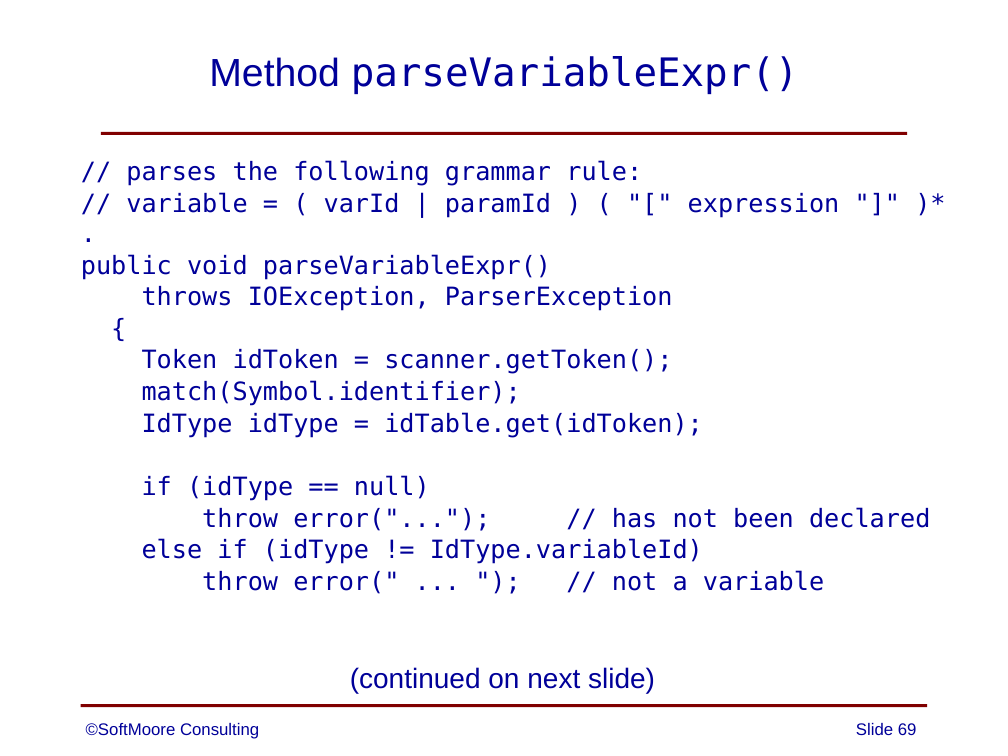
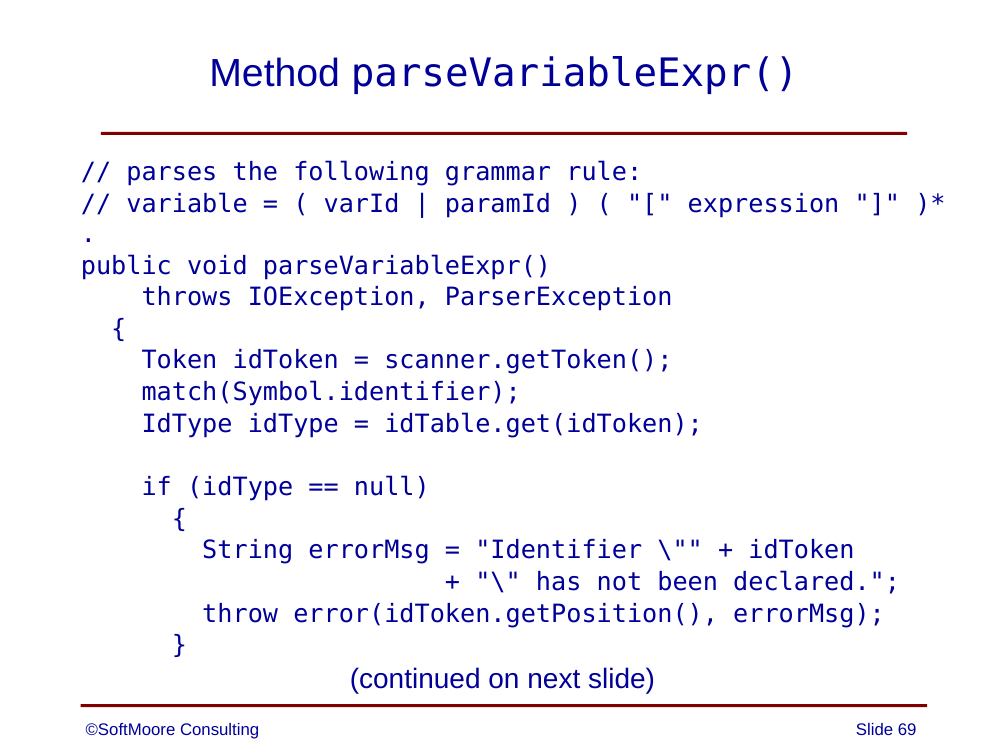
Before and after one commit to SoftMoore/CPRL, a slide deck: slide 69 of PowerPoint Slides/06 - Syntax Analysis.pptx. Drawn at 1008x756 pixels with LibreOffice and Linux fonts; fonts in the diff are those of the drawing. Boxes give left, top, right and bottom in pixels: in the first picture for what was removed or moved away, otherwise in the second. Text is boxed around its words. In the diff, an @@ line names an element or a change of style, - is before the commit and + after.

```diff
--- a/PowerPoint Slides/06 - Syntax Analysis.pptx
+++ b/PowerPoint Slides/06 - Syntax Analysis.pptx
@@ text at (x1=202, y1=539, x2=900, y2=628): text changed @@
-throw error("..."); // has not been declared
-else if (idType != IdType.variableId)
-throw error(" ... "); // not a variable
+{
+String errorMsg = "Identifier \"" + idToken
++ "\" has not been declared.";
+throw error(idToken.getPosition(), errorMsg);
+}
```
Also in this commit, not shown: 6 other slides changed, 18 other files.
